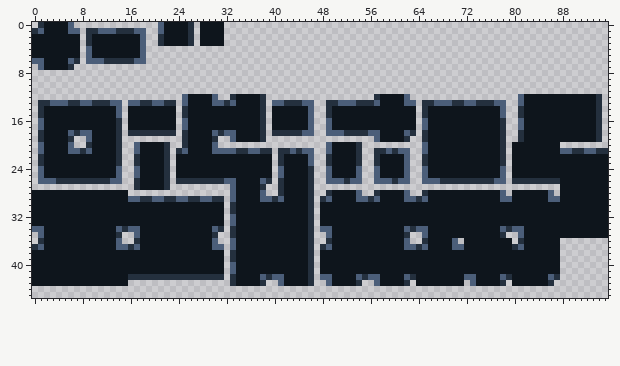
File history of a pixel-art file, src/Day of the Flame/assets/tilemap8x8.aseprite. Above, as it was before the edit.
96x64 pixels, 1 frame. Shown: x 0..95, y 0..45.
Once edited:
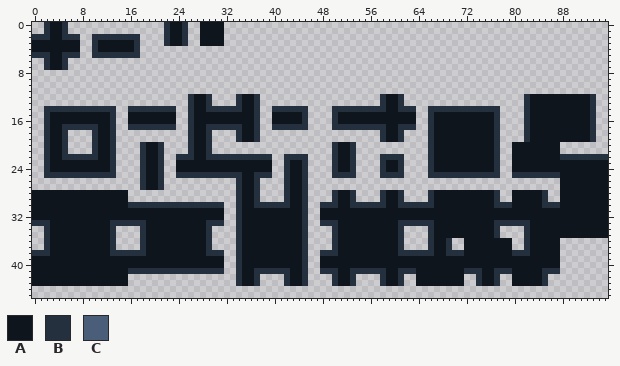
Palette (. is transparent): A #0e151c  B #24303e  C #4b5e79
The exact change:
Changed rows in their new state; - is an unchanged pixel.
Layer "Tilemap 1":
first column x 0:
 0 -.B--B.--------------.B--B.
 1 ..B--B..-..........--.B--B.
 2 BBB--BBB-.BBBBBBBB.--.B--B.
 3 ---------.B------B.--.B--B.
 4 ---------.B------B.--------
 5 BBB--BBB-.BBBBBBBB.--------
 6 ..B--B..-..........--------
 7 -.B--B.--------------------
first column x 0:
12 -------------------------.B--B.--.B--B.------------------.B--B.------------------.B----------B.-
13 -..............-........-.B--B....B--B.-.......--.........B--B..-..............--.B----------B.-
14 -.BBBBBBBBBBBB.-BBBBBBBB-.B--BBBBBB--B.-BBBBBB.--.BBBBBBBBB--BBB-.BBBBBBBBBBBB.--.B----------B.-
15 -.B----------B.----------.B----------B.------B.--.B--------------.B----------B.--.B----------B.-
16 -.B----------B.----------.B----------B.------B.--.B--------------.B----------B.--.B----------B.-
17 -.B--BBBBBB--B.-BBBBBBBB-.B--BBBBBB--B.-BBBBBB.--.BBBBBBBBB--BBB-.B----------B.--.B----------B.-
18 -.B--B....B--B.-........-.B--B....B--B.-.......--.........B--B..-.B----------B.--.B----------B.-
19 -.B--B.--.B--B.----------.B--B.--.B--B.------------------.B--B.--.B----------B.--.B----------B.-
20 -.B--B.--.B--B.--.B--B.--.B--B.------------------.B--B.----------.B----------B.-----------------
21 -.B--B....B--B.--.B--B.-..B--B..........-......--.B--B.--......--.B----------B.---------........
22 -.B--BBBBBB--B.--.B--B.-BBB--BBBBBBBBBBB-.BBBB.--.B--B.--.BBBB.--.B----------B.---------BBBBBBBB
23 -.B----------B.--.B--B.------------------.B--B.--.B--B.--.B--B.--.B----------B.-----------------
24 -.B----------B.--.B--B.------------------.B--B.--.B--B.--.B--B.--.B----------B.-----------------
25 -.BBBBBBBBBBBB.--.B--B.-BBBBBBBBBBB--BBB-.B--B.--.BBBB.--.BBBB.--.BBBBBBBBBBBB.-BBBBBBBB--------
26 -..............--.B--B.-..........B--B..-.B--B.--......--......--..............-........--------
27 -----------------.B--B.----------.B--B.--.B--B.-------------------------------------------------
28 ---------------------------------.B--B.--.B--B.--.B--B.--.B--B.--.B----------B.------B.---------
29 ----------------................-.B--B....B--B.-..B--B....B--B....B----------B..-----B..--------
30 ----------------BBBBBBBBBBBBBBBB-.B--BBBBBB--B.-BBB--BBBBBB--BBBBBB----------BBB-----BBB--------
31 ---------------------------------.B----------B.-------------------------------------------------
32 ---------------------------------.B----------B.-------------------------------------------------
33 BBB----------BBBBBB----------BBB-.B----------B.-BBB----------BBBBBB----------BBBBBB-------------
34 ..B----------B....B----------B..-.B----------B.-..B----------B....B----------B....B-------------
35 -.B----------B.--.B----------B.--.B----------B.--.B----------B.--.B----------B.--.B-------------
36 -.B----------B.--.B----------B.--.B----------B.--.B----------B.--.B--B.----------.B-------------
37 ..B----------B....B----------B..-.B----------B.-..B----------B....B--B..--------..B-------------
38 BBB----------BBBBBB----------BBB-.B----------B.-BBB----------BBBBBB--BBB--------BBB-------------
39 ---------------------------------.B----------B.-------------------------------------------------
40 ---------------------------------.B----------B.-------------------------------------------------
41 ----------------BBBBBBBBBBBBBBBB-.B--BBBBBB--B.-BBB--BBBBBB--BBB--------BBB--BBB-----BBB--------
42 ----------------................-.B--B....B--B.-..B--B....B--B..--------..B--B..-----B..--------
43 ---------------------------------.B--B.--.B--B.--.B--B.--.B--B.----------.B--B.------B.---------
Where, in picture pixels (left, top, right, bottom), the same in both pictures:
changed: (32, 22, 194, 70)
changed: (32, 94, 608, 286)
